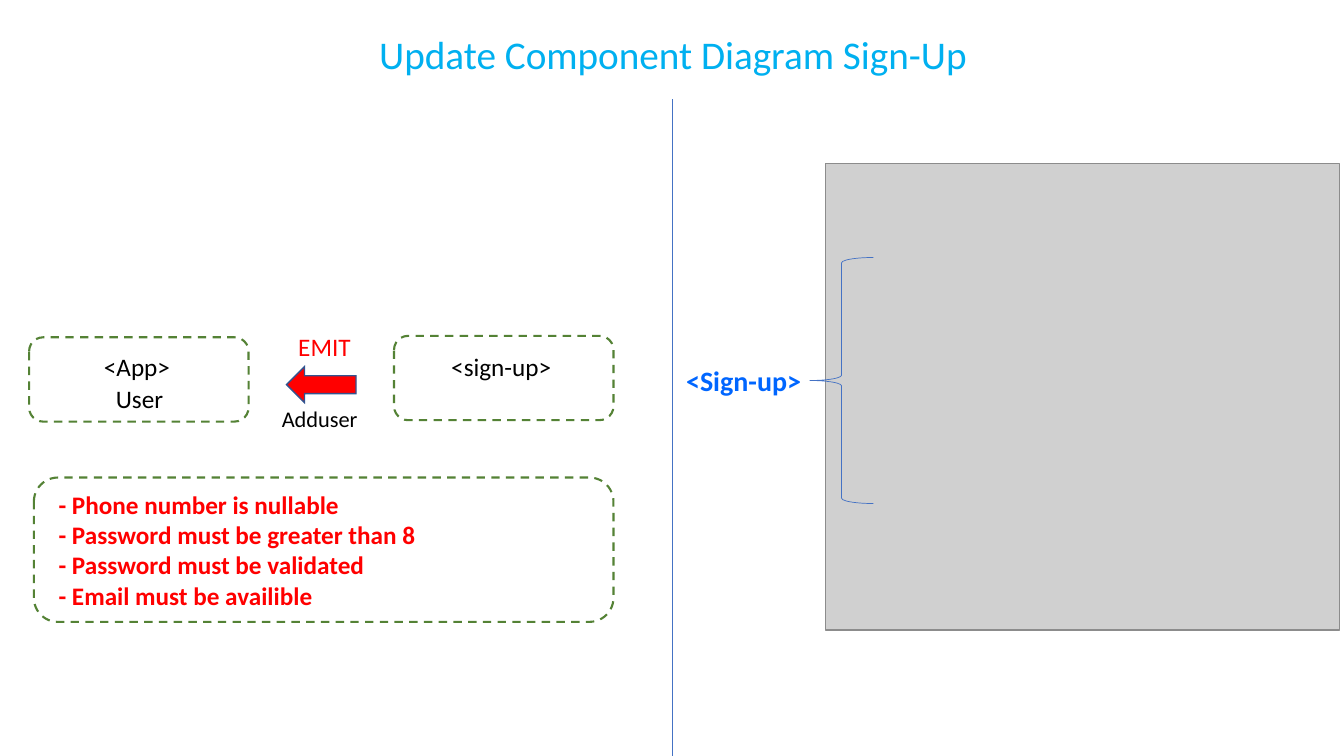
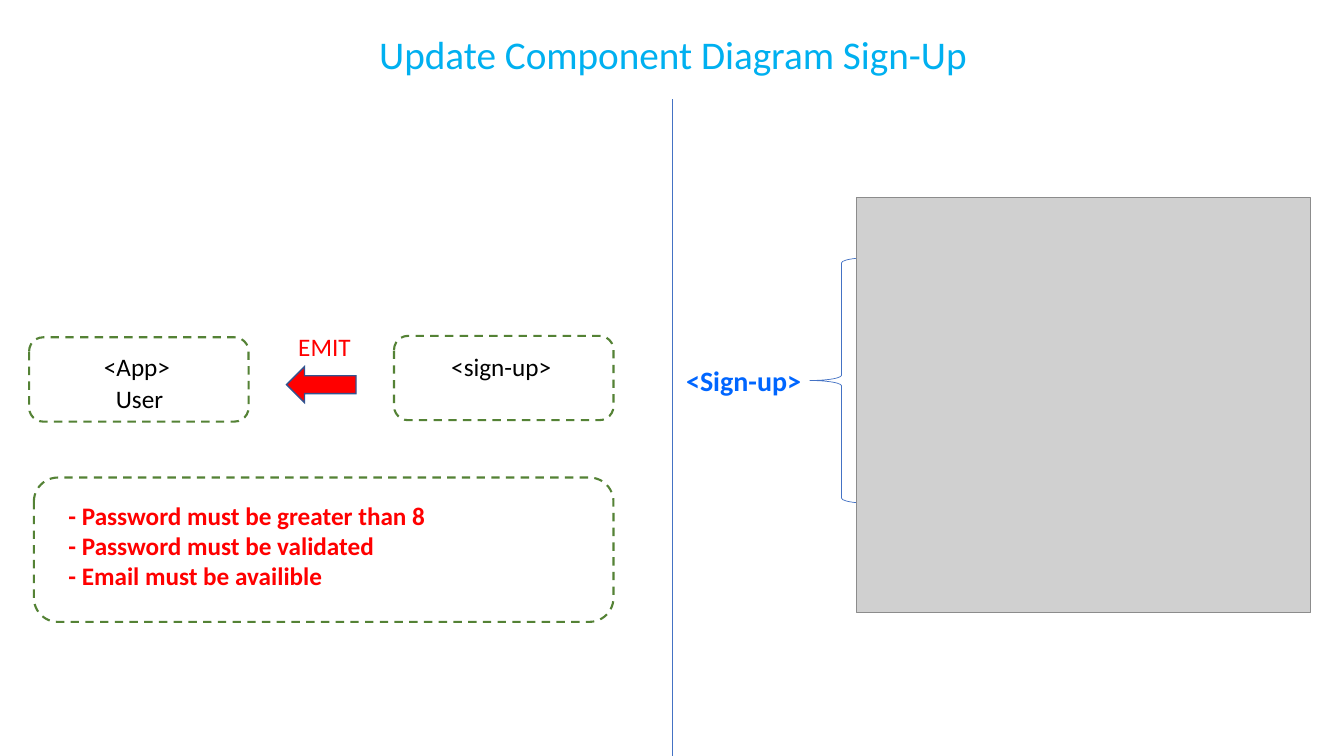
Before and after one commit to pnc-virtual-company/2021-G2-V2-PART1, a slide deck: slide 2 of docs/CM-Sign-in_Sign-up.pptx. Drawn at 1344x756 pixels with LibreOffice and Linux fonts; fonts in the diff are those of the drawing; grey boxes stand for pictures. Boxes give left, top, right and bottom in pixels: in the first picture for what was removed or moved away, otherwise in the second. Text is boxed around its words. In the diff, an @@ line names an element or a change of style, - is before the commit and + after.

```diff
--- a/docs/CM-Sign-in_Sign-up.pptx
+++ b/docs/CM-Sign-in_Sign-up.pptx
@@ picture resized from (x1=826, y1=163, x2=1340, y2=630) to (x1=857, y1=198, x2=1311, y2=612) @@
@@ text removed at (x1=282, y1=411, x2=358, y2=427) @@
-Adduser
@@ text "- Password must be greater ..." moved from (x1=72, y1=496, x2=415, y2=606) to (x1=82, y1=507, x2=425, y2=586) @@
@@ text at (x1=72, y1=496, x2=338, y2=515): paragraph removed @@
-- Phone number is nullable
```
Also in this commit, not shown: 1 other slide changed.
